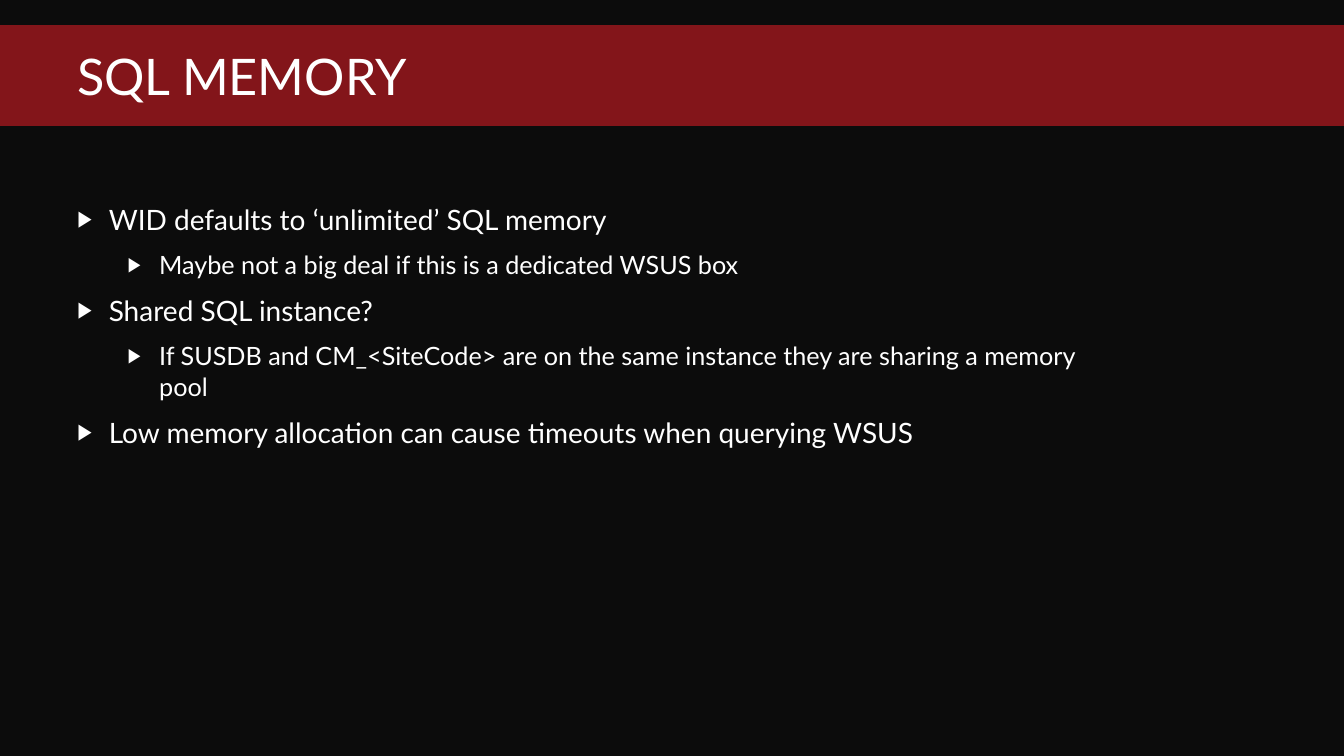
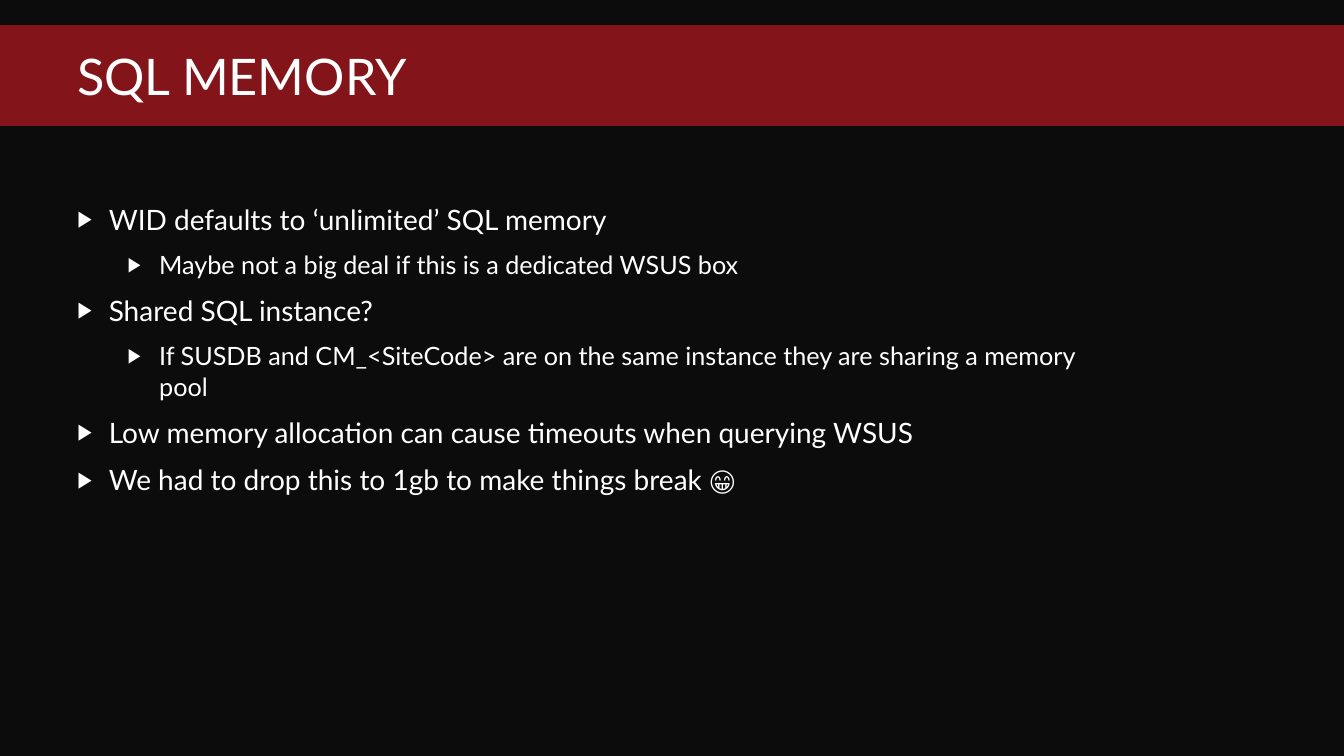
Before and after one commit to PatchMyPCTeam/VSMUG, a slide deck: slide 10 of 2021-12/Top 10 Tips for Optimizing WSUS/VSMUG-2021-12-WSUS-Top-10-Tips.pptx (slide 3 before the commit). Drawn at 1344x756 pixels with LibreOffice and Linux fonts; fonts in the diff are those of the drawing; background and template pictures are left out. Boxes give left, top, right and bottom in pixels: in the first picture for what was removed or moved away, otherwise in the second. Text is boxed around its words. In the diff, an @@ line names an element or a change of style, - is before the commit and + after.

```diff
--- a/2021-12/Top 10 Tips for Optimizing WSUS/VSMUG-2021-12-WSUS-Top-10-Tips.pptx
+++ b/2021-12/Top 10 Tips for Optimizing WSUS/VSMUG-2021-12-WSUS-Top-10-Tips.pptx
@@ text at [109,469,702,495]: paragraph added @@
+▶ We had to drop this to 1gb to make things break 😁
```
Also in this commit, not shown: 3 other slides changed, 18 slides added.
